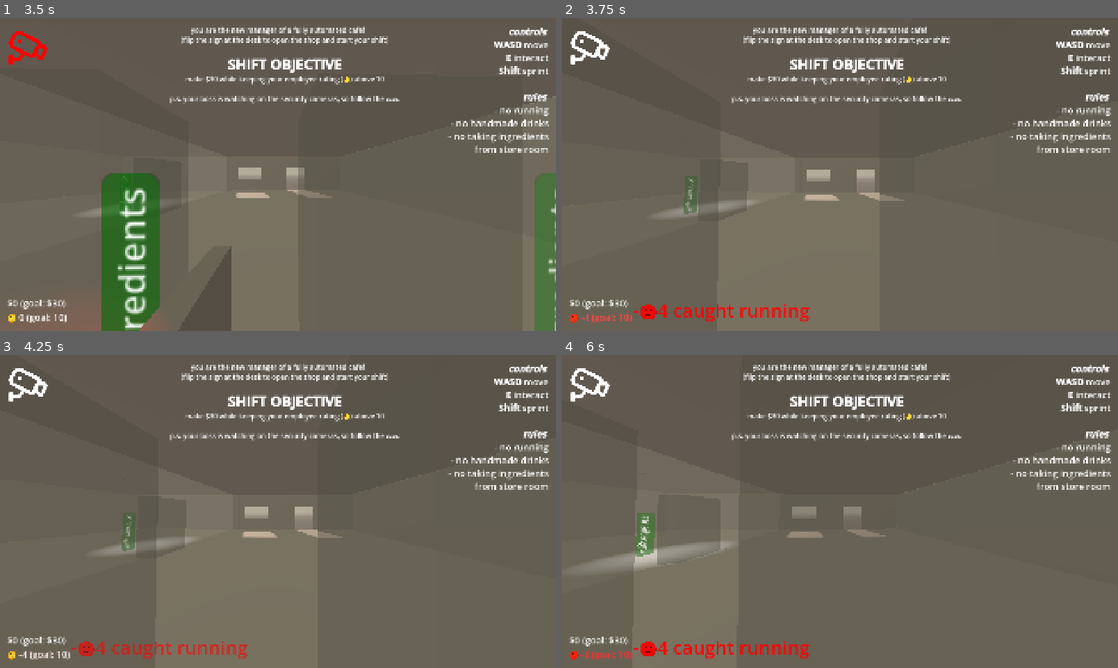
Above: before the commit, frames 1-4 (two rows, left to right).
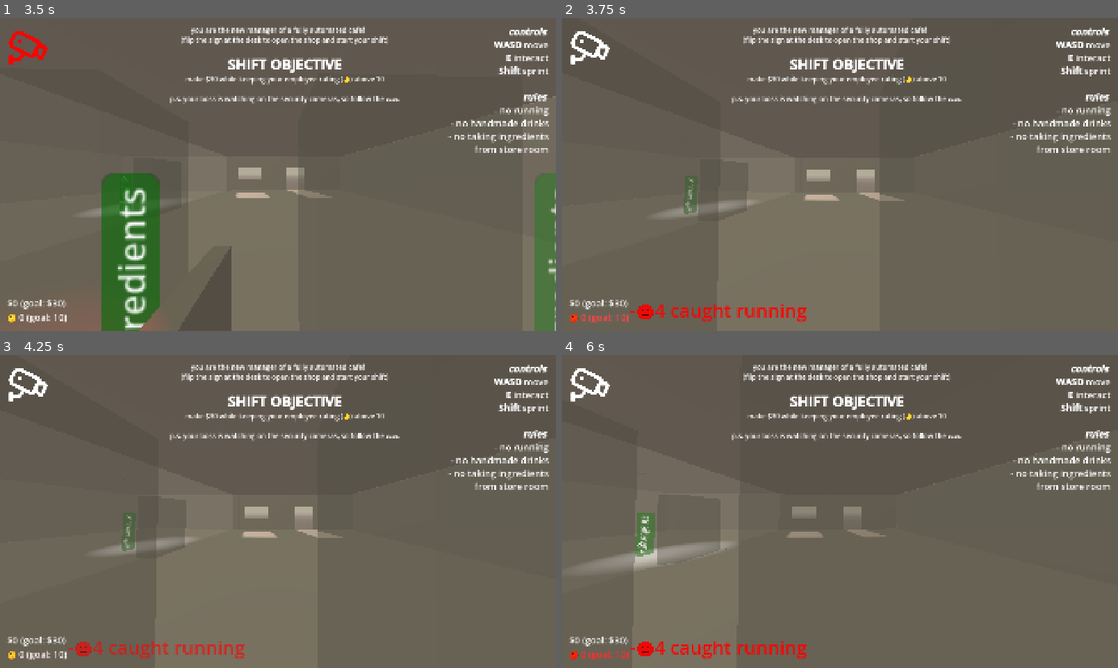
Above: after the commit, the same moments.

Repository: Sunday-Studio-Team/cafe
Game: Godot game, scene res://main.tscn
Two runs of this game, one before a commit and one after it. Both use one fixed random seed, a clock stepped at 60 frames per second and the inputs below.
Inputs (mouse positions are in pixels of both pictures, inside the frame that each line leads up to):
- Up to frame 1 (3.5 s): move the mouse to (272, 180) at 0.52 s; hold E (interact) 0.53-1.28 s; hold W (move_forward) 0.53-2.78 s; move the mouse to (316, 177) at 1.27 s; tap Shift (sprint) at 1.35 s; move the mouse to (233, 171) at 2.02 s; tap I at 2.1 s; move the mouse to (283, 174) at 2.77 s; hold A (move_left) from 2.78 s (still down); tap E (interact) at 2.85 s
- Up to frame 2 (3.75 s): move the mouse to (817, 168) at 3.52 s; release A (move_left) at 3.53 s; hold W (move_forward) from 3.53 s (still down); hold Shift (sprint) from 3.53 s (still down)
- Up to frame 3 (4.25 s): keep holding W (move_forward); keep holding Shift (sprint)
- Up to frame 4 (6 s): move the mouse to (867, 511) at 4.27 s; release Shift (sprint) at 4.28 s; tap I at 4.35 s; move the mouse to (812, 511) at 5.02 s; hold E (interact) 5.03-5.78 s; move the mouse to (851, 505) at 5.77 s; release W (move_forward) at 5.78 s; hold D (move_right) from 5.78 s (still down); tap Shift (sprint) at 5.85 s

Frame 1 is identical in both runs. In frame 2, 1.0% of the frame differs, in the area x 3-45%, y 91-98%; in frame 3, 0.9%; in frame 4, 1.0%.

Commit message:
stop employee rating going below 0

Diff:
--- a/godot/stats.gd
+++ b/godot/stats.gd
@@ -36,6 +36,8 @@
 
 		Events.customer_score_updated.emit(new_value, employee_rating)
 		employee_rating = new_value
+		if employee_rating < 0:
+			employee_rating = 0
 
 		# (see comment for same lines in above func)
 		await get_tree().process_frame
